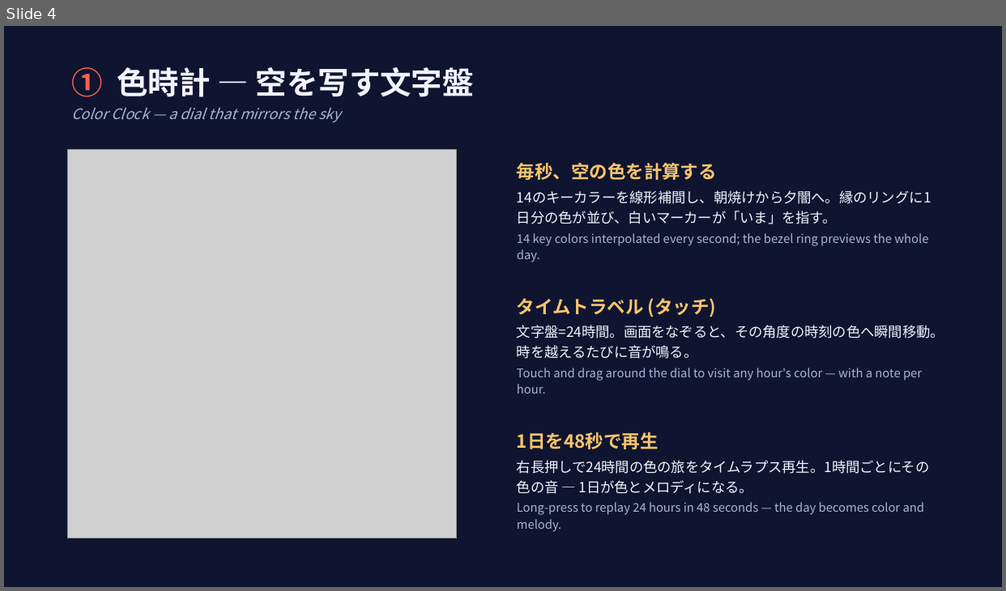
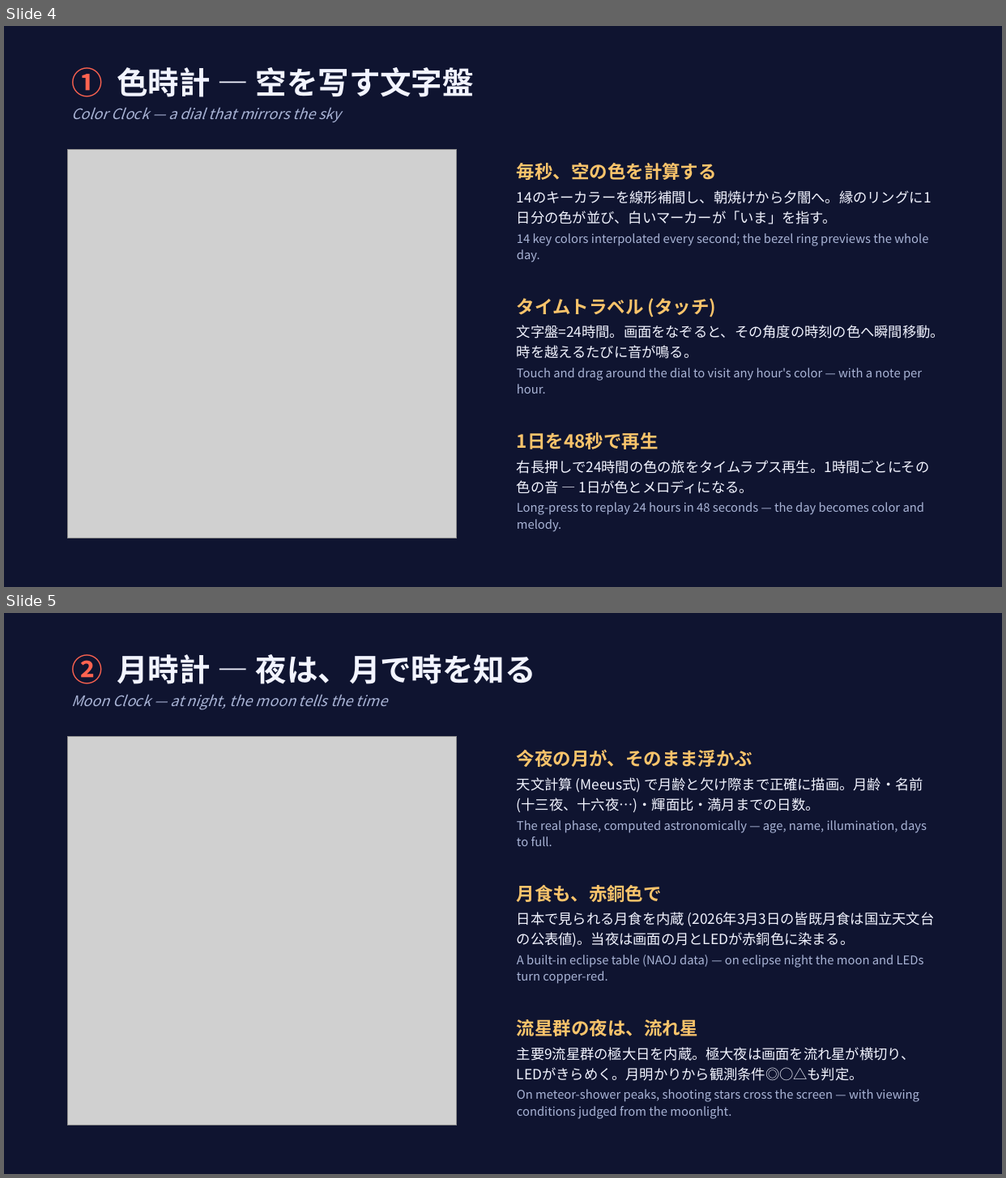
Before and after one commit to aokko2000/iroirotokei, a slide deck: docs/iroirotokei_contest_slides.pptx. Shown one above the other, each under a label of ours: slide 4 before the commit, slides 4 and 5 after it. The pictures are 1006x591 and 1006x1178 pixels, drawn with LibreOffice and Linux fonts; fonts in the diff are those of the drawing; grey boxes stand for pictures. Boxes give left, top, right and bottom in pixels: in the first picture for what was removed or moved away, otherwise in the second. Text is boxed around its words. In the diff, an @@ line names an element or a change of style, - is before the commit and + after.

Commit message:
Slides: add name wordplay (iro x iroiro) to title, add Moon Clock slide (12 slides)

```diff
--- a/docs/iroirotokei_contest_slides.pptx
+++ b/docs/iroirotokei_contest_slides.pptx
@@ slide 5 added at [4, 613, 1002, 1174], background #FFFFFF @@
@@ rectangle added at [4, 613, 1002, 1174], fill #0F1430 @@
@@ text added at [71, 654, 536, 684], 30 pt, text #F2F4FF, bold @@
+② 月時計 — 夜は、月で時を知る
@@ text added at [71, 694, 387, 710], 14 pt, text #A9B4D6, italic @@
+Moon Clock — at night, the moon tells the time
@@ picture added at [68, 736, 457, 1126] @@
@@ text added at [517, 750, 927, 846], 11.5 pt, text #A9B4D6 @@
+今夜の月が、そのまま浮かぶ
+天文計算 (Meeus式) で月齢と欠け際まで正確に描画。月齢・名前 (十三夜、十六夜…)・輝面比・満月までの日数。
+The real phase, computed astronomically — age, name, illumination, days to full.
@@ text added at [517, 885, 924, 984], 11.5 pt, text #A9B4D6 @@
+月食も、赤銅色で
+日本で見られる月食を内蔵 (2026年3月3日の皆既月食は国立天文台の公表値)。当夜は画面の月とLEDが赤銅色に染まる。
+A built-in eclipse table (NAOJ data) — on eclipse night the moon and LEDs turn copper-red.
@@ text added at [517, 1020, 919, 1119], 11.5 pt, text #A9B4D6 @@
+流星群の夜は、流れ星
+主要9流星群の極大日を内蔵。極大夜は画面を流れ星が横切り、LEDがきらめく。月明かりから観測条件◎○△も判定。
+On meteor-shower peaks, shooting stars cross the screen — with viewing conditions judged from the moonlight.
```
Also in this commit, not shown: 6 slides changed, 1 other file.
